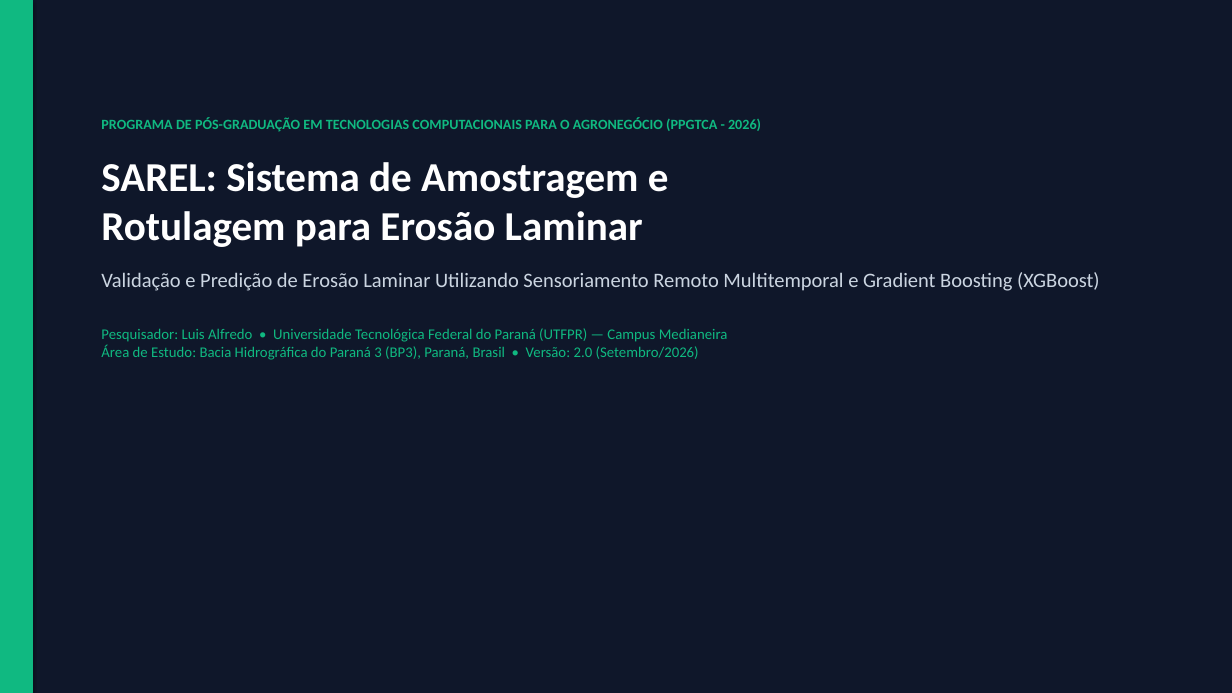
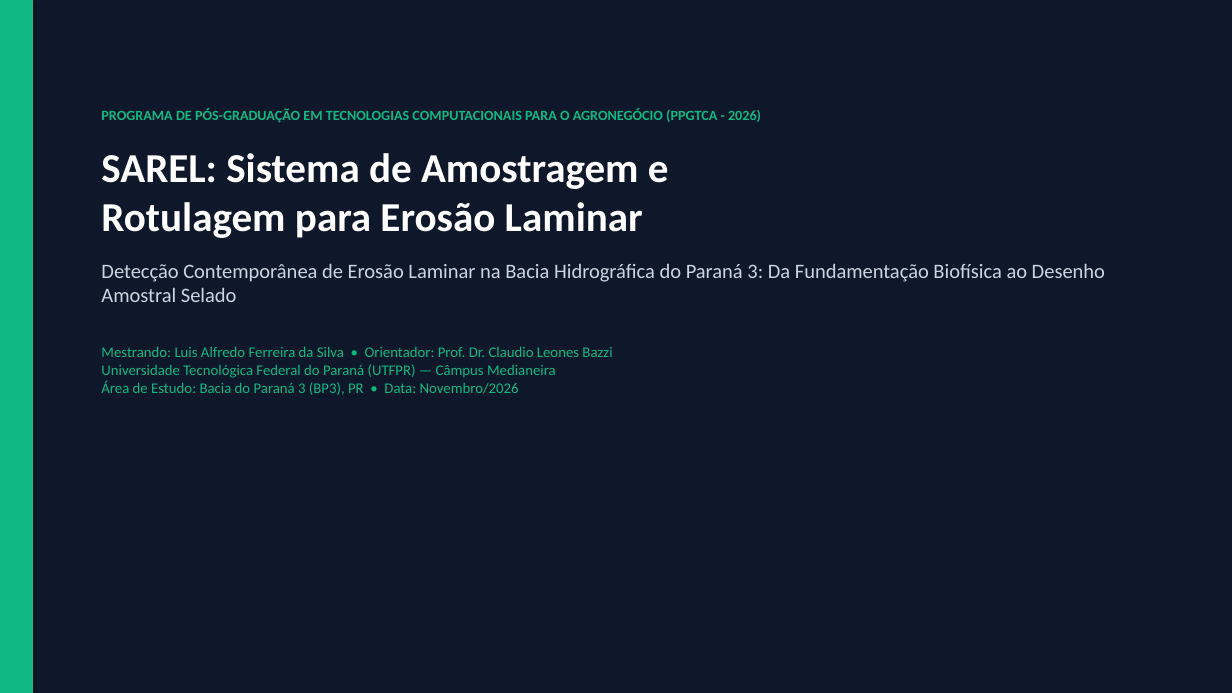
Before and after one commit to RedZardoz/localizador-erosao-v02, a slide deck: slide 1 of docs/Apresentacao_SAREL_PPGTCA_2026.pptx. Drawn at 1232x693 pixels with LibreOffice and Linux fonts; fonts in the diff are those of the drawing. Boxes give left, top, right and bottom in pixels: in the first picture for what was removed or moved away, otherwise in the second. Text is boxed around its words. In the diff, an @@ line names an element or a change of style, - is before the commit and + after.

Commit message:
feat(apresentacao): atualizar geradores de PPTX e DOCX com 9 blocos didaticos e Norma de Lastro
- Atualiza scripts/gerar_apresentacao_pptx.py com os 9 blocos didaticos (14 slides):
  * Problema difuso e subdetectado na BP3;
  * Pergunta de pesquisa e as 3 lacunas metodologicas;
  * Metodo em 4 passos didaticos;
  * Mascara de solo exposto de 5 testes (Dematte et al., 2018);
  * Didatica do NBR2 no SWIR separando palhada (SPD) de solo mineral desnudo;
  * Medicao na BP3: 677 candidatos, 148 a 1.011 obs/ponto, tercis de E e S, 18 estratos;
  * Desenho amostral: 67 poligonos (34 treino / 33 held-out), 336,34 ha, 4 censos;
  * Didatica do estrato vazio E_1_3_2 (Nh=0) como achado biofisico autêntico da bacia;
  * Governanca e honestidade: semente 20261110, 8 invariantes, cegamento por distribuicao;
  * Transparencia cientifica: declaracao do que esta feito vs trabalho futuro pendente;
  * Formulas canonicas atualizadas (Durigon C=(1-NDVI)/2 ativo, sem corte NDVI 0.25 isolado);
  * Referencias canônicas ABNT NBR 6023:2018;
  * Respeito estrito as 6 proibicoes (sem predicao prospectiva, sem poligonos plotados em mapa).
- Atualiza scripts/gerar_docx_metodologia_integrada.py:
  * Prosa alinhada a detecao contemporanea (Modelo D ativo; Modelo P pausado por D04);
  * Secao dedicada a Norma de Lastro com o que cada fonte sustenta e nao sustenta;
  * Remissao formal a Verificacao_e_Validacao_SAREL_2026-11-11.docx;
  * Tabela 1 completa com detalhamento dos 18 estratos, 4 censos e 1 vazio declarado;
  * Tabelas 2, 3A, 3B e 4 atualizadas com integracao de PARAM_DEFLACAO.
- Atualiza scripts/render_formulas.py com formulas matematicas corrigidas.
- Exporta 14 slides em PNG e gera PDF do DOCX para inspecao visual.
- Registra relatorio docs/verificacoes/2026-11-11s_apresentacao_documento_didaticos.md e evidencias.

```diff
--- a/docs/Apresentacao_SAREL_PPGTCA_2026.pptx
+++ b/docs/Apresentacao_SAREL_PPGTCA_2026.pptx
@@ text "PROGRAMA DE PÓS-GRADUAÇÃO EM TECNOLOGIAS ...": place and size @@
-text "PROGRAMA DE PÓS-GRADUAÇÃO EM TECNOLOGIAS ..." at (101,117,1100,360)
+text "PROGRAMA DE PÓS-GRADUAÇÃO EM TECNOLOGIAS ..." at (101,108,1105,395)
@@ text at (101,263,1105,395): text changed @@
-Validação e Predição de Erosão Laminar Utilizando Sensoriamento Remoto Multitemporal e Gradient Boosting (XGBoost)
-Pesquisador: Luis Alfredo • Universidade Tecnológica Federal do Paraná (UTFPR) — Campus Medianeira
-Área de Estudo: Bacia Hidrográfica do Paraná 3 (BP3), Paraná, Brasil • Versão: 2.0 (Setembro/2026)
+Detecção Contemporânea de Erosão Laminar na Bacia Hidrográfica do Paraná 3: Da Fundamentação Biofísica ao Desenho Amostral Selado
+Mestrando: Luis Alfredo Ferreira da Silva • Orientador: Prof. Dr. Claudio Leones Bazzi
+Universidade Tecnológica Federal do Paraná (UTFPR) — Câmpus Medianeira
+Área de Estudo: Bacia do Paraná 3 (BP3), PR • Data: Novembro/2026
```
Also in this commit, not shown: 2 other slides changed, 11 slides added, 15 slides removed, 36 other files.
